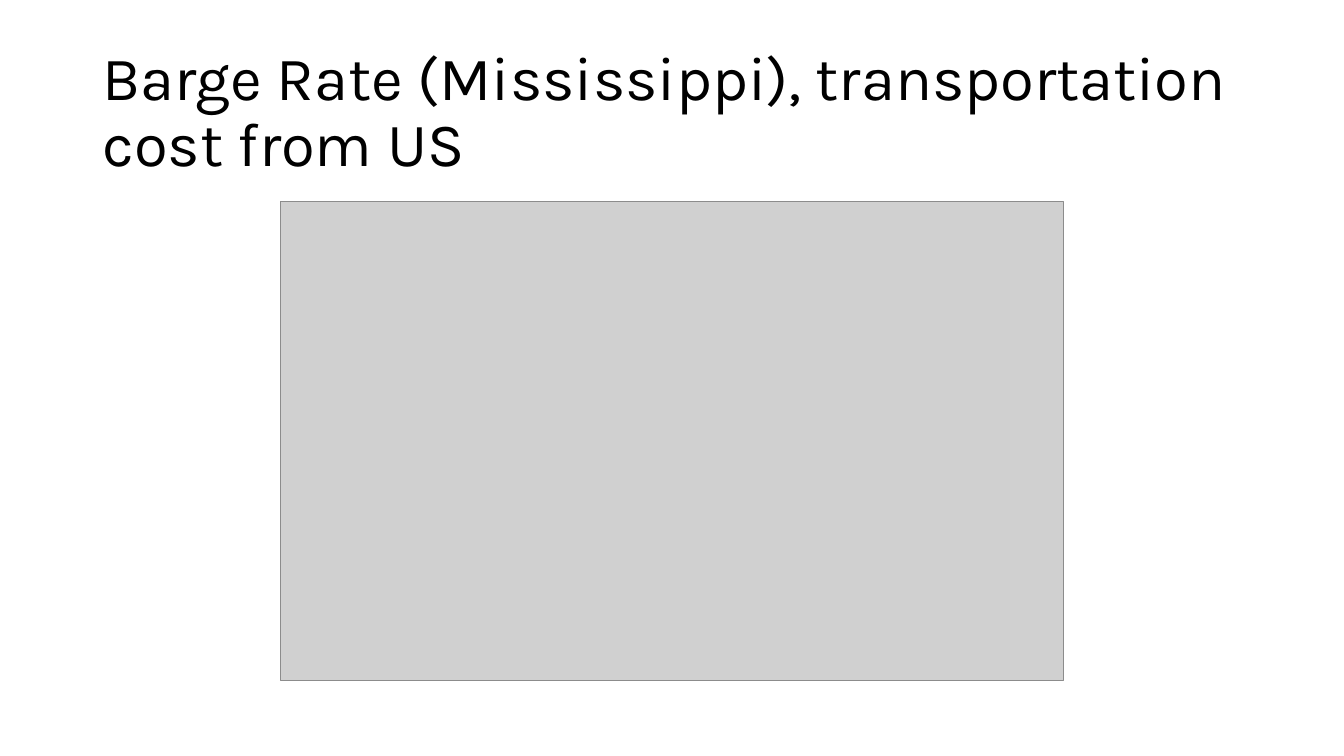
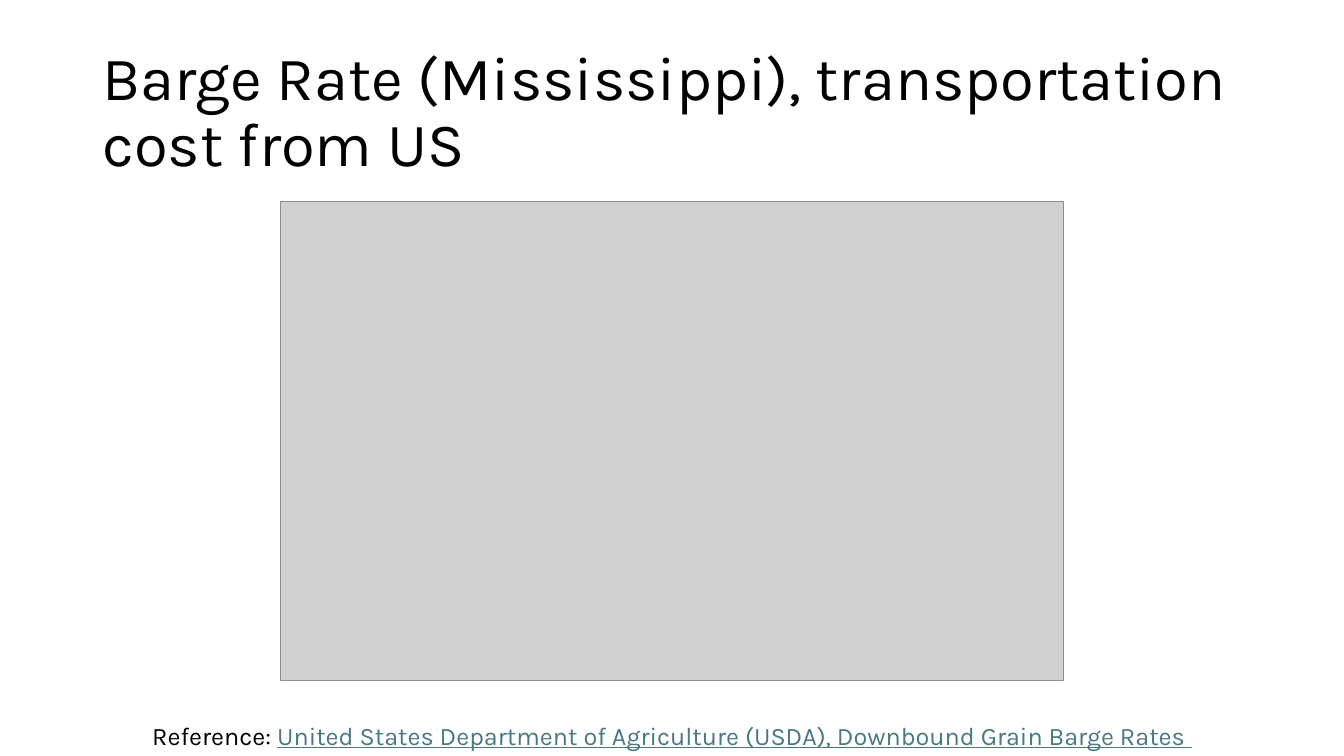
Before and after one commit to mahdi-ghafarian/time-series, a slide deck: slide 9 of borderland/2-urea/presentation/urea.pptx (slide 8 before the commit). Drawn at 1344x756 pixels with LibreOffice and Linux fonts; fonts in the diff are those of the drawing; grey boxes stand for pictures. Boxes give left, top, right and bottom in pixels: in the first picture for what was removed or moved away, otherwise in the second. Text is boxed around its words. In the diff, an @@ line names an element or a change of style, - is before the commit and + after.

```diff
--- a/borderland/2-urea/presentation/urea.pptx
+++ b/borderland/2-urea/presentation/urea.pptx
@@ text added at (x1=152, y1=727, x2=1185, y2=751), 18 pt, text #467886, underline @@
+Reference: United States Department of Agriculture (USDA), Downbound Grain Barge Rates
```
Also in this commit, not shown: 2 other slides changed, 2 slides added, 2 other files.
